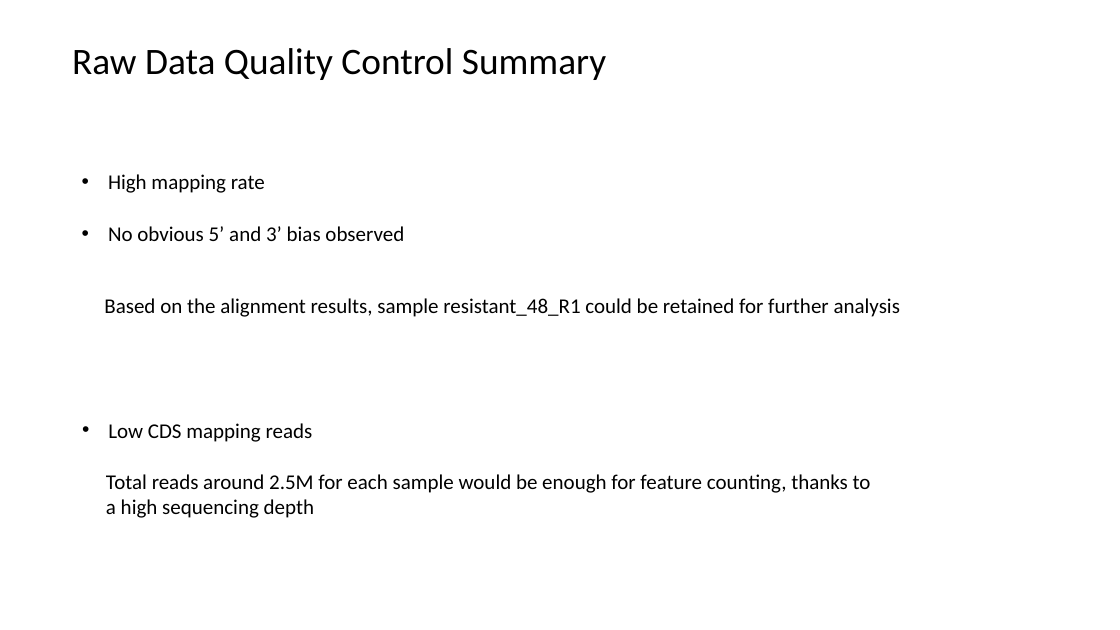
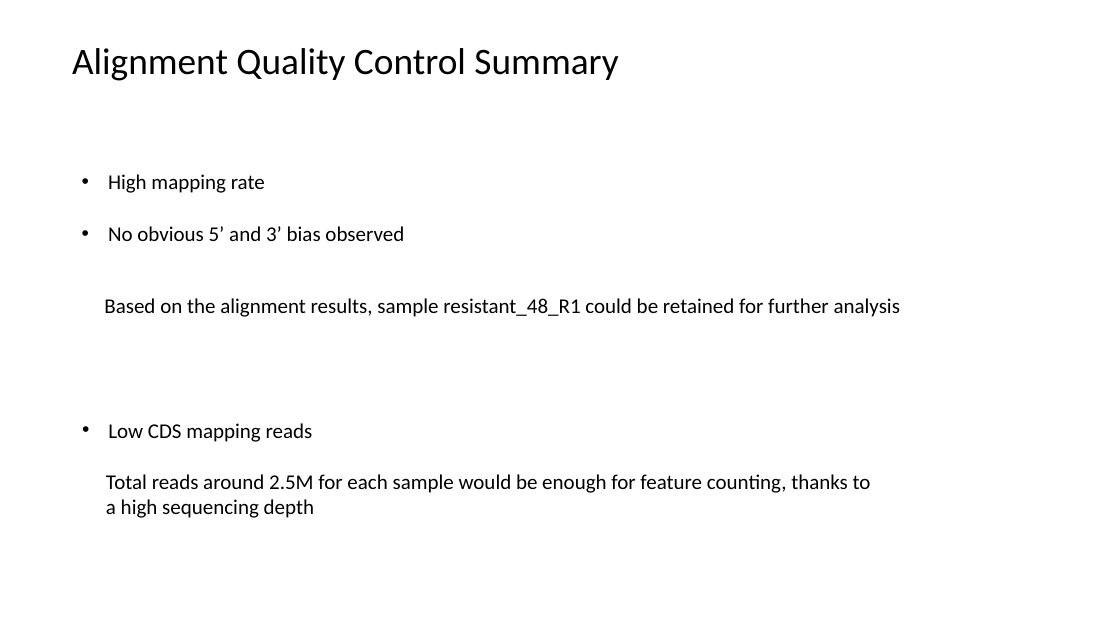
Before and after one commit to georgedashen/ANGSD_final, a slide deck: slide 27 of ANGSD_final.pptx (slide 14 before the commit). Drawn at 1120x630 pixels with LibreOffice and Linux fonts; fonts in the diff are those of the drawing. Boxes give left, top, right and bottom in pixels: in the first picture for what was removed or moved away, otherwise in the second. Text is boxed around its words. In the diff, an @@ line names an element or a change of style, - is before the commit and + after.

```diff
--- a/ANGSD_final.pptx
+++ b/ANGSD_final.pptx
@@ text at [72,48,618,81]: text changed @@
-Raw Data Quality Control Summary
+Alignment Quality Control Summary
```
Also in this commit, not shown: 8 other slides changed, 4 slides added, 1 other file.
